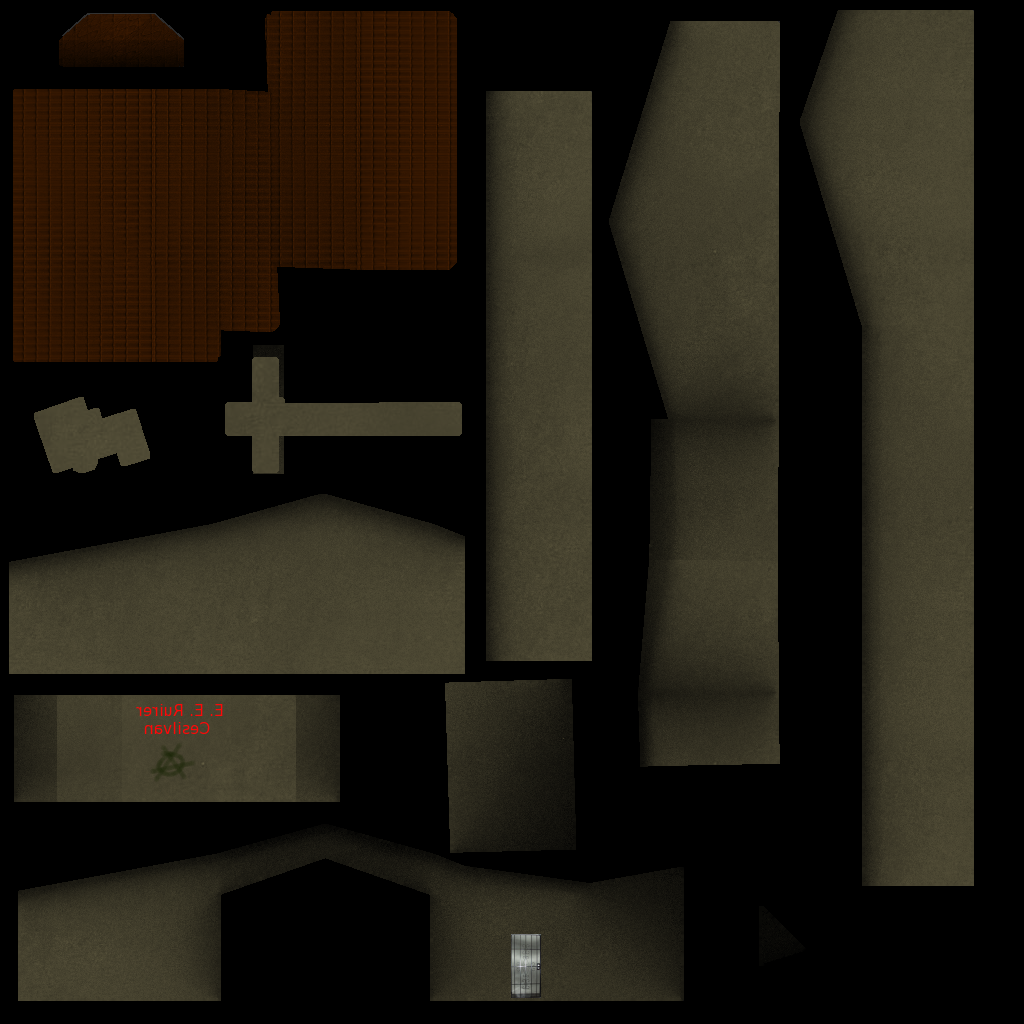
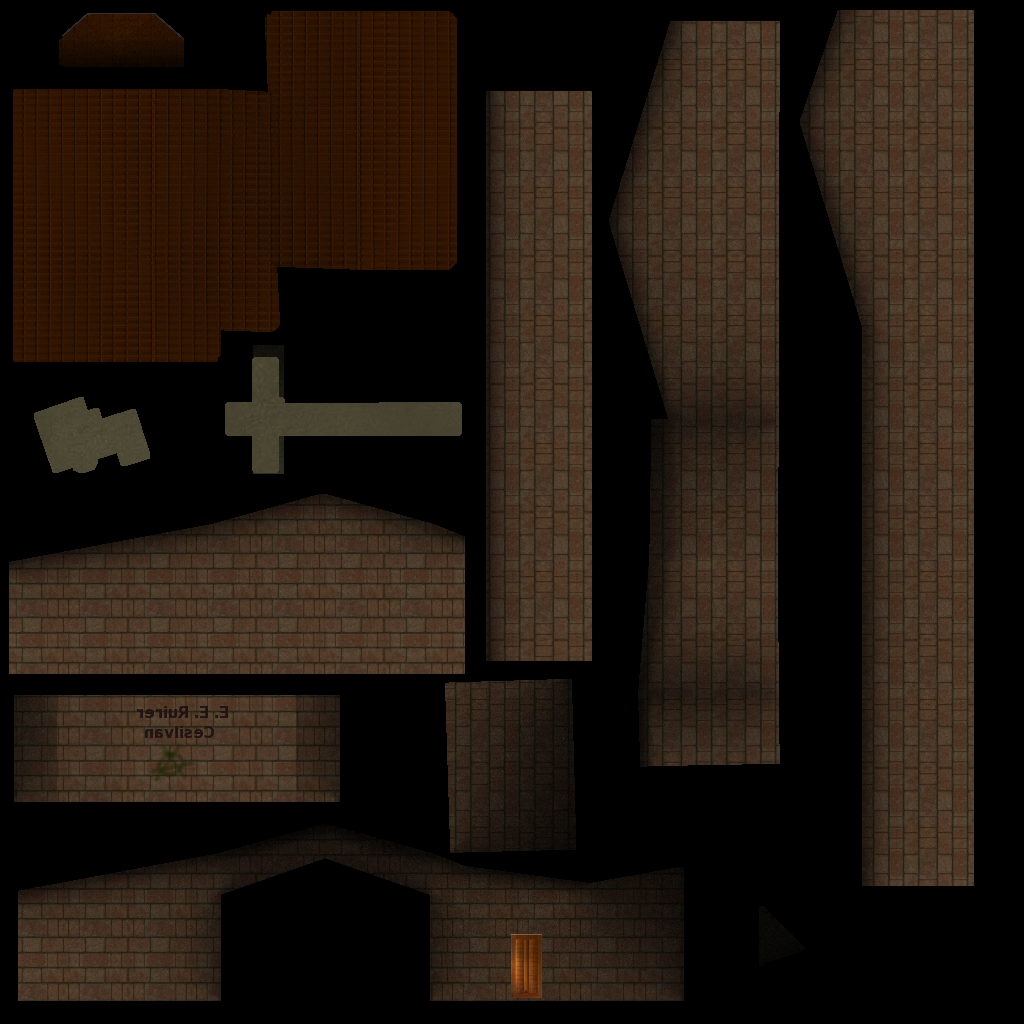
Revision of a layered w=1024, h=1024 image; what changed, layer by layer:
painted on "E. E. Ruirer ..." over [136, 704, 228, 738]
painted on "door" over [511, 934, 542, 998]
painted on "paredes" over [9, 10, 974, 1001]
